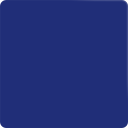
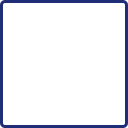
Layers edited between the first and the second (128, 128) image:
removed layer "Rounded Rectangle 1 copy" (was lighten, 15%) over (0, 0, 128, 128)
painted on "Rounded Rectangle 1" over (0, 0, 128, 128)
